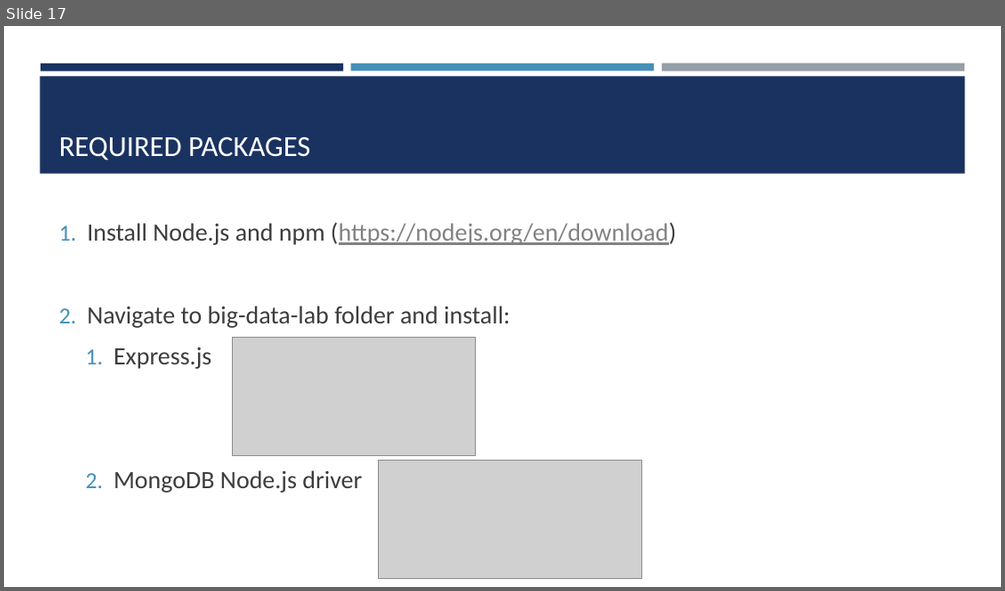
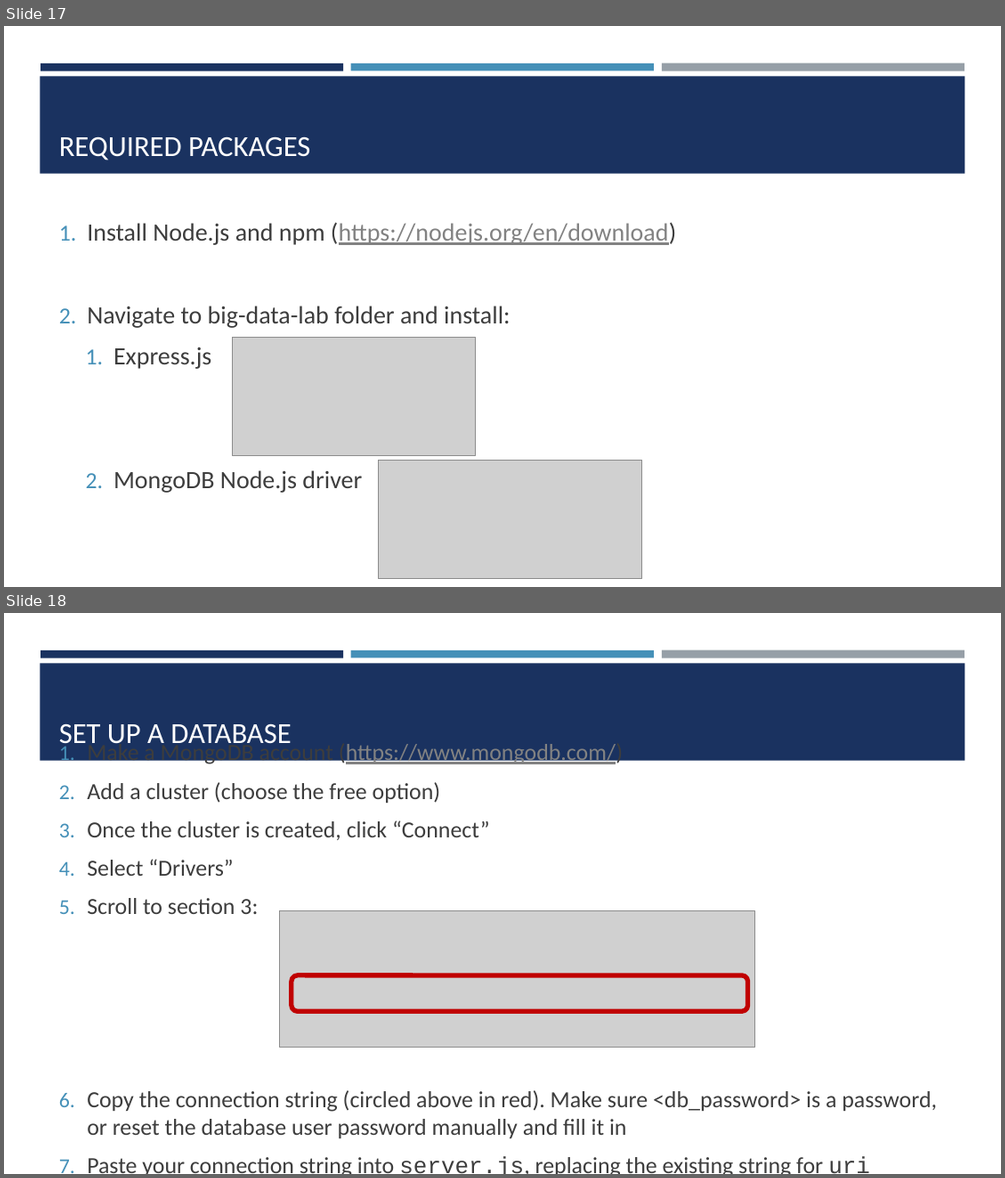
Before and after one commit to amosca01/SDS-CSC235, a slide deck: slides/14-big-data-lab.pptx. Shown one above the other, each under a label of ours: slide 17 before the commit, slides 17 and 18 after it. The pictures are 1005x591 and 1005x1178 pixels, drawn with LibreOffice and Linux fonts; fonts in the diff are those of the drawing; grey boxes stand for pictures. Boxes give left, top, right and bottom in pixels: in the first picture for what was removed or moved away, otherwise in the second. Text is boxed around its words. In the diff, an @@ line names an element or a change of style, - is before the commit and + after.

```diff
--- a/slides/14-big-data-lab.pptx
+++ b/slides/14-big-data-lab.pptx
@@ slide 18 added at (4,613,1001,1174), background #FFFFFF; not listed: 4 template elements that a slide beside it also shows @@
@@ title added at (59,724,291,751), 28 pt, text #FFFFFF @@
+SET UP A DATABASE
@@ text added at (87,741,937,1174), 22.2 pt, text #3D3D3D @@
+1. Make a MongoDB account (https://www.mongodb.com/)
+2. Add a cluster (choose the free option)
+3. Once the cluster is created, click “Connect”
+4. Select “Drivers”
+5. Scroll to section 3:
+6. Copy the connection string (circled above in red). Make sure <db_password> is a password, or reset the database user password manually and fill it in
+7. Paste your connection string into server.js, replacing the existing string for uri
@@ picture added at (279,910,755,1046) @@
@@ rounded rectangle added at (291,975,747,1011), outline #C00000 4.5 pt @@
```
Also in this commit, not shown: 1 slide changed, 2 other files.
